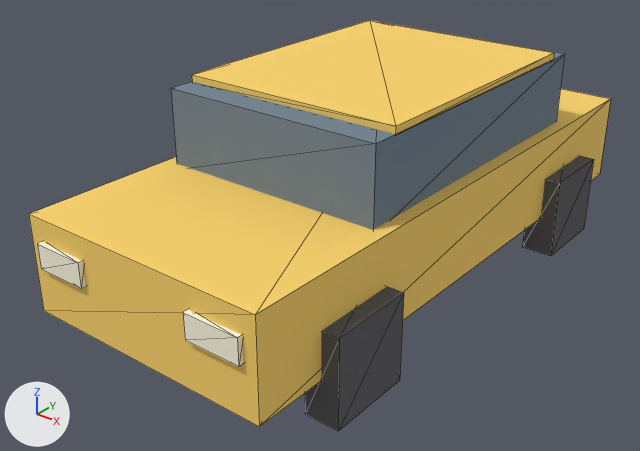
An edit to the glTF model plugins/demo/assets/models/car-yellow.glb, drawn before and after from the same camera.
One viewpoint serves both versions: a 50 mm lens placed at (3.58, -5.02, 3.34), pointed at (-0.16, -0.35, 0.44). The lights are fixed; the arrows at lower left show +X, +Y and +Z. The picture after the commit comes second. Mesh edges are drawn as thin lines.
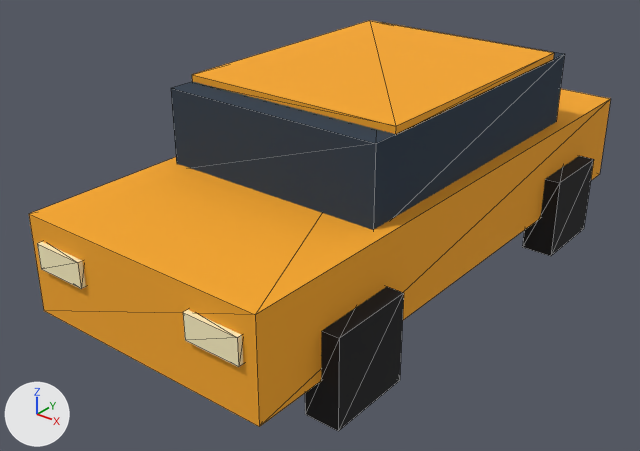
What differs and where, as boxes (x1, y1, x2, y2) in the pictures (640 x 451 px):
```json
{"object": "Mesh_0", "change": "recoloured", "before": [29, 20, 611, 431], "after": [29, 20, 611, 431], "on screen": "yellow to orange"}
```

Scene script edits in JSON lines:
```json
{"op": "set", "path": "mat_material_0.base_color", "old": "(0.977, 0.659, 0.145)", "new": "(0.947, 0.392, 0.0185)", "note": "yellow #fcd46a -> orange #f9a825"}
{"op": "set", "path": "mat_material_1.base_color", "old": "(0.169, 0.228, 0.29)", "new": "(0.0242, 0.0423, 0.0685)", "note": "greyish blue #728393 -> dark blue #2b3a4a"}
{"op": "set", "path": "mat_material_2.base_color", "old": "(0.106, 0.106, 0.114)", "new": "(0.011, 0.011, 0.0123)", "note": "dark grey #5c5c5f -> black #1b1b1d"}
```
